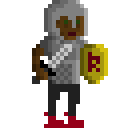
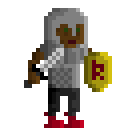
Layer changes from the first w=128, h=128 image to the second:
added group "Frame 3" with 7 layers above "Frame 2, 5" over [24, 8, 112, 128]
added layer "Ebene 5" (2nd of 4, in "Frame 3") in group "Frame 3" over [24, 48, 64, 88]
added layer "Ebene 8" (2nd of 3, in "Frame 3") in group "Frame 3" over [84, 52, 112, 92]
added layer "Ebene 7" (2nd of 4, in "Frame 3") in group "Frame 3" over [44, 8, 88, 48]
added layer "Ebene 1" (2nd of 4, in "Frame 3") in group "Frame 3" over [44, 12, 84, 48]
added layer "Ebene 2" (2nd of 4, in "Frame 3") in group "Frame 3" over [28, 40, 100, 88]
added layer "Ebene 9" (2nd of 2, in "Frame 3") in group "Frame 3" over [48, 84, 80, 116]
added layer "Ebene 4" (2nd of 4, in "Frame 3") in group "Frame 3" over [44, 112, 84, 128]
moved "Ebene 7" (4th of 4, in "Frame 1") into group "Frame 1" over [44, 0, 88, 40]
moved "Ebene 6" (2nd of 2, in "Frame 1") into group "Frame 1", painted on it over [44, 44, 108, 128]
moved "Ebene 5" (4th of 4, in "Frame 1") into group "Frame 1" over [32, 44, 72, 84]
moved "Ebene 4" (4th of 4, in "Frame 1") into group "Frame 1" over [44, 112, 84, 128]
moved "Ebene 3" (2nd of 2, in "Frame 1") into group "Frame 1" over [48, 80, 80, 116]
moved "Ebene 2" (4th of 4, in "Frame 1") into group "Frame 1" over [32, 36, 100, 84]
moved "Ebene 1" (4th of 4, in "Frame 1") into group "Frame 1" over [44, 4, 84, 40]
